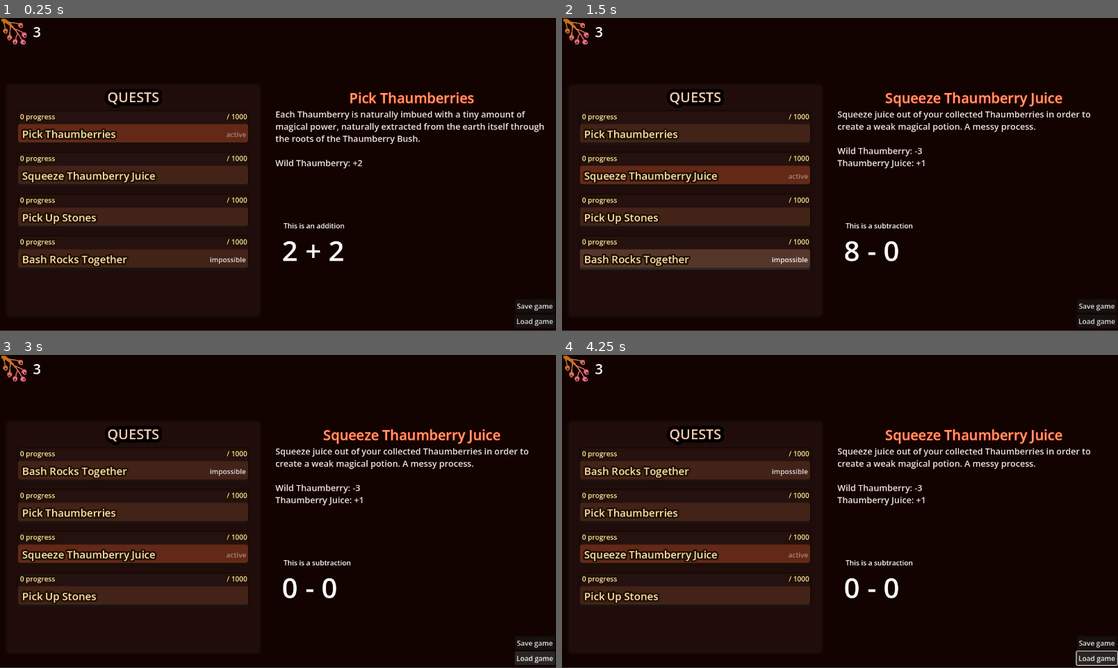
Above: before the commit, frames 1-4 (two rows, left to right).
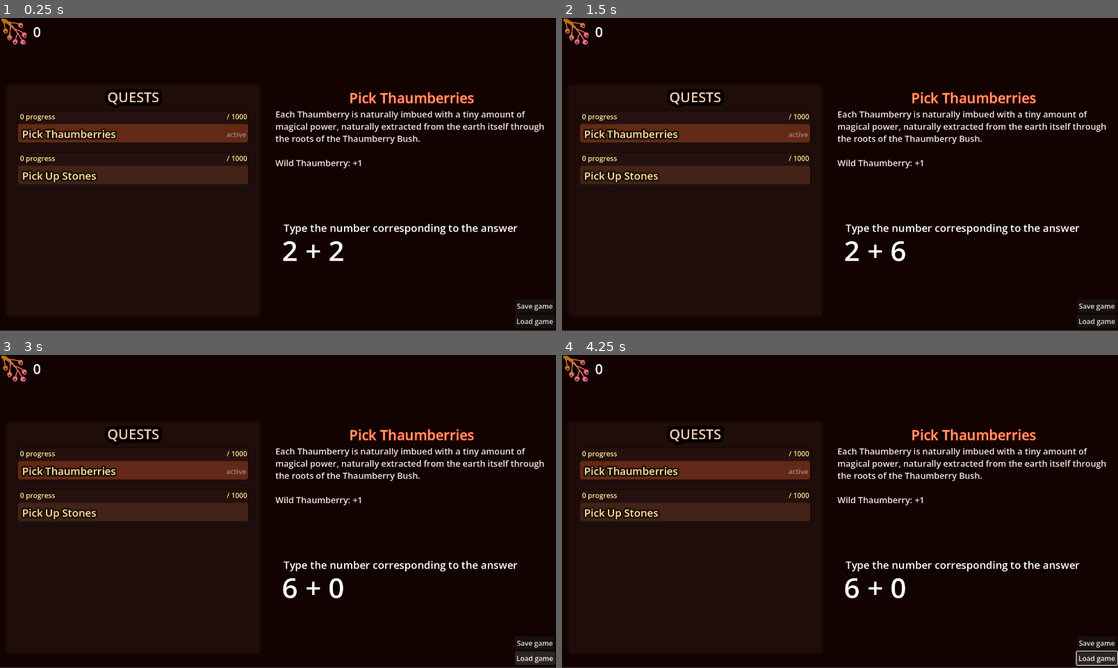
Above: after the commit, the same moments.

Repository: mark-chimes/mathcraft
Game: Godot game, scene res://main.tscn
Two runs of this game, one before a commit and one after it. Both use one fixed random seed, a clock stepped at 60 frames per second and the inputs below.
Inputs (mouse positions are in pixels of both pictures, inside the frame that each line leads up to; where the layout moved, square brackets give the same spot in the first picture):
- Up to frame 1 (0.25 s): no input
- Up to frame 2 (1.5 s): click (695, 174) at 0.52 s; click (695, 133) [695, 259] at 1.25 s
- Up to frame 3 (3 s): click "Save game" at 2 s; click "Load game" at 2.75 s
- Up to frame 4 (4.25 s): hold Right (right) from 3.53 s (still down)

The runs differ from the first frame. In frame 1, 5.5% of the frame differs, in the area x 3-94%, y 2-80%; in frame 2, 12%, in the area x 3-98%, y 2-81%; in frame 3, 10%; in frame 4, 10%.

Commit message:
Quests can now unlock other quests upon completion.

Diff:
--- a/main.tscn
+++ b/main.tscn
@@ -3,17 +3,17 @@
 [ext_resource type="Script" uid="uid://b1a7bqg74cw6i" path="res://game.gd" id="1_w48qg"]
 [ext_resource type="PackedScene" uid="uid://cuc13sg5m1opb" path="res://stock/display/stock_display.tscn" id="2_82xsv"]
 [ext_resource type="PackedScene" uid="uid://cpoa0e671quv4" path="res://stock/stock_control.tscn" id="2_getpj"]
+[ext_resource type="Script" uid="uid://c5sxrd4eoxsv6" path="res://stock/item_data.gd" id="3_vivmo"]
+[ext_resource type="Resource" uid="uid://decx3hdd3kxrg" path="res://stock/item/thaumberry.tres" id="4_2cqfq"]
 [ext_resource type="Script" uid="uid://bat5xbmp1mw6y" path="res://quest/quest_details.gd" id="4_kek77"]
 [ext_resource type="PackedScene" uid="uid://csh7j5mt7hv5r" path="res://quest/quest_manager.tscn" id="4_lquwl"]
 [ext_resource type="Resource" uid="uid://6yhktebqke58" path="res://quest/quest_definitions/berry_quest.tres" id="5_4c57u"]
 [ext_resource type="PackedScene" uid="uid://c0jylxnlmvvcp" path="res://quest/display/quest_group_display.tscn" id="5_7mycd"]
 [ext_resource type="Resource" uid="uid://brtf57wuqnvl" path="res://quest/quest_definitions/0_NULL_QUEST.tres" id="5_dg77c"]
 [ext_resource type="PackedScene" uid="uid://cc71g6jbkpr0j" path="res://qna/q_n_a.tscn" id="6_7mycd"]
-[ext_resource type="Resource" uid="uid://bdps74xrgqou6" path="res://quest/quest_definitions/juice_quest.tres" id="6_efxa6"]
 [ext_resource type="Resource" uid="uid://dd6ogktfak25g" path="res://quest/quest_definitions/stone_quest.tres" id="7_dg77c"]
 [ext_resource type="Resource" uid="uid://tguudnm7na35" path="res://qna/generators/non_generator.tres" id="10_4c57u"]
 [ext_resource type="Script" uid="uid://cyruhkev45o2p" path="res://quest/display/current_quest_display.gd" id="11_efxa6"]
-[ext_resource type="Resource" uid="uid://dahbw0xjgr6nq" path="res://quest/quest_definitions/bash_rocks.tres" id="11_vivmo"]
 [ext_resource type="Script" uid="uid://cjyv4cfnp1k84" path="res://saving/save_load_manager.gd" id="13_ycdy4"]
 
 [node name="main" type="Node2D" unique_id=1675520924]
@@ -30,6 +30,9 @@
 
 [node name="StockControl" parent="Game/Inventory" unique_id=741979544 node_paths=PackedStringArray("stock_display") instance=ExtResource("2_getpj")]
 stock_display = NodePath("../StockDisplay")
+initial_inventory = Dictionary[ExtResource("3_vivmo"), int]({
+ExtResource("4_2cqfq"): 0
+})
 
 [node name="StockDisplay" parent="Game/Inventory" unique_id=662775784 instance=ExtResource("2_82xsv")]
 offset_bottom = 138.0
@@ -43,7 +46,7 @@
 qna = NodePath("../../QnA")
 non_question = ExtResource("10_4c57u")
 null_quest = ExtResource("5_dg77c")
-initial_quest_details = Array[ExtResource("4_kek77")]([ExtResource("5_4c57u"), ExtResource("6_efxa6"), ExtResource("7_dg77c"), ExtResource("11_vivmo")])
+initial_quest_details = Array[ExtResource("4_kek77")]([ExtResource("5_4c57u"), ExtResource("7_dg77c")])
 
 [node name="Control" type="Control" parent="Game/Quests" unique_id=141513222]
 layout_mode = 3
--- a/qna/generators/addition_generator.tres
+++ b/qna/generators/addition_generator.tres
@@ -4,5 +4,5 @@
 
 [resource]
 script = ExtResource("1_ohp77")
-question_description = "This is an addition"
+question_description = "Type the number corresponding to the answer"
 metadata/_custom_type_script = "uid://dr6uugnt62skc"
--- a/qna/generators/arithmetic_generator.gd
+++ b/qna/generators/arithmetic_generator.gd
@@ -53,4 +53,8 @@
 
 	q.question_text = str(leftnum) + " >< " + str(rightnum)
 	q.correct_answer = is_left_more
+	if is_left_more:
+		q.answer_display_text = str(leftnum) + " >  " + str(rightnum)
+	else:
+		q.answer_display_text = str(leftnum) + "  < " + str(rightnum)
 	return q
--- a/qna/generators/comparison_generator.tres
+++ b/qna/generators/comparison_generator.tres
@@ -5,5 +5,5 @@
 [resource]
 script = ExtResource("1_6ugi3")
 question_type = 2
-question_description = "This is a comparison"
+question_description = "Press an arrow key towards the bigger value"
 metadata/_custom_type_script = "uid://dr6uugnt62skc"
--- a/qna/generators/subtraction_generator.tres
+++ b/qna/generators/subtraction_generator.tres
@@ -5,5 +5,5 @@
 [resource]
 script = ExtResource("1_0gjpt")
 question_type = 1
-question_description = "This is a subtraction"
+question_description = "Type the number corresponding to the answer"
 metadata/_custom_type_script = "uid://dr6uugnt62skc"
--- a/qna/q_n_a.gd
+++ b/qna/q_n_a.gd
@@ -35,7 +35,7 @@
 	if current_question.answer_type != QuestionData.AnswerType.INTEGER:
 		return
 	var is_correct = ( num == current_question.correct_answer)
-	result_display.display_result(is_correct, current_question, str(num))
+	result_display.display_arithmetic_result(is_correct, current_question, str(num))
 	if is_correct:
 		answer_correct.emit()
 		generate_question()
@@ -43,7 +43,8 @@
 func press_direction(is_left):
 	if current_question.answer_type != QuestionData.AnswerType.COMPARISON:
 		return
-	var is_correct = ( is_left == current_question.correct_answer)
+	var is_correct = (is_left == current_question.correct_answer)
+	result_display.display_comparison_result(is_correct, current_question)
 	if is_correct:
 		answer_correct.emit()
 		generate_question()
--- a/qna/q_n_a.tscn
+++ b/qna/q_n_a.tscn
@@ -3,6 +3,7 @@
 [ext_resource type="Script" uid="uid://cxswulm64kmqe" path="res://qna/q_n_a.gd" id="1_3rh86"]
 [ext_resource type="Script" uid="uid://ciyek7jggnj6k" path="res://qna/question_display.gd" id="3_mfkg6"]
 [ext_resource type="Script" uid="uid://bli2gojp3ub66" path="res://qna/result_display.gd" id="4_1bi3d"]
+[ext_resource type="PackedScene" uid="uid://grb4fsla3p3e" path="res://qna/result_display_effect.tscn" id="4_3rh86"]
 
 [node name="QnA" type="Node2D" unique_id=853901431]
 script = ExtResource("1_3rh86")
@@ -10,6 +11,12 @@
 [node name="QuestionDisplay" type="Node2D" parent="." unique_id=578773136]
 position = Vector2(5, 4)
 script = ExtResource("3_mfkg6")
+
+[node name="QuestionDescriptionLabel" type="Label" parent="QuestionDisplay" unique_id=2030819633]
+offset_right = 187.0
+offset_bottom = 23.0
+theme_override_font_sizes/font_size = 24
+text = "This is a test description"
 
 [node name="Label" type="Label" parent="QuestionDisplay" unique_id=1432001482]
 offset_left = -4.0
@@ -20,11 +27,7 @@
 text = "2+3"
 metadata/_edit_use_anchors_ = true
 
-[node name="QuestionDescriptionLabel" type="Label" parent="QuestionDisplay" unique_id=2030819633]
-offset_right = 40.0
-offset_bottom = 23.0
-text = "This is a test description"
-
 [node name="ResultDisplay" type="Node2D" parent="." unique_id=500437668]
 position = Vector2(9, 84)
 script = ExtResource("4_1bi3d")
+result_display_effect = ExtResource("4_3rh86")
--- a/qna/question_data.gd
+++ b/qna/question_data.gd
@@ -9,3 +9,4 @@
 var question_text : String
 var answer_type : AnswerType
 var correct_answer # depends on AnswerType
+var answer_display_text : String # optional, depending on AnswerType
--- a/qna/result_display.gd
+++ b/qna/result_display.gd
@@ -1,13 +1,19 @@
 extends Node2D
 
-
-@onready var ResultDisplayEffect := preload("res://qna/result_display_effect.tscn")
+@export var result_display_effect: PackedScene # := preload("res://qna/result_display_effect.tscn")
 
 var cur_effect : Node2D = null
 
-func display_result(is_correct: bool, question_data: QuestionData, player_answer_string: String):
+func display_arithmetic_result(is_correct: bool, question_data: QuestionData, player_answer_string: String):
 	if cur_effect != null:
 		cur_effect.queue_free()
-	cur_effect = ResultDisplayEffect.instantiate()
+	cur_effect = result_display_effect.instantiate()
 	add_child(cur_effect)
 	cur_effect.set_qa(is_correct, question_data.question_text, player_answer_string)
+
+func display_comparison_result(is_correct: bool, question_data: QuestionData):
+	if cur_effect != null:
+		cur_effect.queue_free()
+	cur_effect = result_display_effect.instantiate()
+	add_child(cur_effect)
+	cur_effect.set_qa_comp(is_correct,  question_data.answer_display_text)
--- a/quest/display/quest_display.gd
+++ b/quest/display/quest_display.gd
@@ -30,8 +30,8 @@
 	var is_active = quest_activity.is_active
 	var is_possible = quest_activity.is_possible
 	activate_button.set_disabled(is_active)
-	if is_active:
-		activate_button.text = "active"
+	if is_active and is_possible:
+			activate_button.text = "active"
 	elif not is_possible:
 		activate_button.text = "impossible"
 	else:
--- a/quest/display/quest_display.tscn
+++ b/quest/display/quest_display.tscn
@@ -76,6 +76,7 @@
 
 [node name="ActivateButton" type="Button" parent="Control" unique_id=921258812]
 layout_mode = 2
+focus_mode = 0
 text = "inactive"
 alignment = 2
 
--- a/quest/display/quest_group_display.gd
+++ b/quest/display/quest_group_display.gd
@@ -45,6 +45,8 @@
 	quest_display.refresh()
 
 func update_quest(quest_activity: QuestActivityInfo):
+	if quest_activity == null:
+		return
 	if activity_displays.has(quest_activity):
 		refresh_display_for_quest(quest_activity)
 	else:
--- a/quest/quest_definitions/berry_quest.tres
+++ b/quest/quest_definitions/berry_quest.tres
@@ -4,6 +4,7 @@
 [ext_resource type="Script" uid="uid://bat5xbmp1mw6y" path="res://quest/quest_details.gd" id="1_7oypd"]
 [ext_resource type="Resource" uid="uid://cg1ldy25qcqes" path="res://qna/generators/addition_generator.tres" id="1_w646r"]
 [ext_resource type="Resource" uid="uid://decx3hdd3kxrg" path="res://stock/item/thaumberry.tres" id="2_np71b"]
+[ext_resource type="Resource" uid="uid://bdps74xrgqou6" path="res://quest/quest_definitions/juice_quest.tres" id="5_np71b"]
 
 [resource]
 script = ExtResource("1_7oypd")
@@ -12,6 +13,7 @@
 quest_description = "Each Thaumberry is naturally imbued with a tiny amount of magical power, naturally extracted from the earth itself through the roots of the Thaumberry Bush.  "
 question_generator = ExtResource("1_w646r")
 item_mods = Dictionary[ExtResource("1_5v54b"), int]({
-ExtResource("2_np71b"): 2
+ExtResource("2_np71b"): 1
 })
+unlocks_quest = ExtResource("5_np71b")
 metadata/_custom_type_script = "uid://bat5xbmp1mw6y"
--- a/quest/quest_definitions/stone_quest.tres
+++ b/quest/quest_definitions/stone_quest.tres
@@ -4,6 +4,7 @@
 [ext_resource type="Resource" uid="uid://dfl78xharku8q" path="res://stock/item/stone.tres" id="2_thh00"]
 [ext_resource type="Resource" uid="uid://cg1ldy25qcqes" path="res://qna/generators/addition_generator.tres" id="3_thh00"]
 [ext_resource type="Script" uid="uid://bat5xbmp1mw6y" path="res://quest/quest_details.gd" id="5_7p6i6"]
+[ext_resource type="Resource" uid="uid://dahbw0xjgr6nq" path="res://quest/quest_definitions/bash_rocks.tres" id="5_63knb"]
 
 [resource]
 script = ExtResource("5_7p6i6")
@@ -14,4 +15,5 @@
 item_mods = Dictionary[ExtResource("1_63knb"), int]({
 ExtResource("2_thh00"): 3
 })
+unlocks_quest = ExtResource("5_63knb")
 metadata/_custom_type_script = "uid://bat5xbmp1mw6y"
--- a/quest/quest_details.gd
+++ b/quest/quest_details.gd
@@ -6,3 +6,5 @@
 @export_multiline var quest_description : String
 @export var question_generator: QuestionGenerator
 @export var item_mods : Dictionary[ItemData, int] = {}
+
+@export var unlocks_quest: QuestDetails #NOTE: Optional
--- a/quest/quest_manager.gd
+++ b/quest/quest_manager.gd
@@ -18,7 +18,7 @@
 @export var all_quest_details_path : String = ""
 
 
-const PROGRESS_BY_ANSWER = 120
+const PROGRESS_BY_ANSWER = 800
 const REQUIRED_PROGRESS = 1000
 
 signal update_quest_text(quest_details: QuestDetails)
@@ -32,11 +32,7 @@
 	if initial_quest_details.is_empty():
 		return
 	for quest_details in initial_quest_details:
-		var quest_activity = QuestActivityInfo.new()
-		quest_activity.is_active = false
-		quest_activity.progress = 0
-		quest_activity.quest = quest_details
-		quest_activities.append(quest_activity)
+		add_activity_for_quest(quest_details)
 
 	var first_quest = quest_activities[0]
 	first_quest.is_possible = true
@@ -51,6 +47,15 @@
 	quest_display.initialize_with_quest_activity(quest_activities)
 	refresh_quest_display()
 
+func add_activity_for_quest(quest: QuestDetails) -> QuestActivityInfo:
+	if have_activity_with_quest_id(quest.quest_id):
+		return null
+	var activity = QuestActivityInfo.new()
+	activity.is_active = false
+	activity.progress = 0
+	activity.quest = quest
+	quest_activities.append(activity)
+	return activity
 
 func update_quest_possibility():
 	for activity in quest_activities:
@@ -85,7 +90,10 @@
 		return
 	new_quest.is_active = true
 	active_quest = new_quest
-	qna.switch_question_generator(active_quest.quest.question_generator)
+	if active_quest.is_possible:
+		qna.switch_question_generator(active_quest.quest.question_generator)
+	else:
+		qna.switch_question_generator(non_question)
 	for quest in quest_activities:
 		if quest!= new_quest:
 			quest.is_active = false
@@ -107,8 +115,8 @@
 	if quest.question_generator == null:
 		printerr("Quest: " + quest.quest_title + " has no question generator")
 		return false
-	if not new_activity.is_possible:
-		return false
+	#if not new_activity.is_possible:
+		#return false
 	return true
 
 func deactivate_all_quests():
@@ -147,6 +155,18 @@
 	var item_mods : Dictionary[ItemData, int] = active_quest.quest.item_mods
 	for item in item_mods:
 		stock_control.modify_item(item, item_mods[item])
+	var unlocked_quest = active_quest.quest.unlocks_quest
+	if unlocked_quest == null:
+		return
+	var new_activity = add_activity_for_quest(unlocked_quest)
+	if new_activity != null:
+		quest_display.update_quest(new_activity)
+
+func have_activity_with_quest_id(quest_id)  -> bool:
+	for activity in quest_activities:
+		if activity.quest.quest_id == quest_id:
+			return true
+	return false
 
 func _on_stock_control_stock_update(item: ItemData, new_qty: int) -> void:
 	#recheck quests
